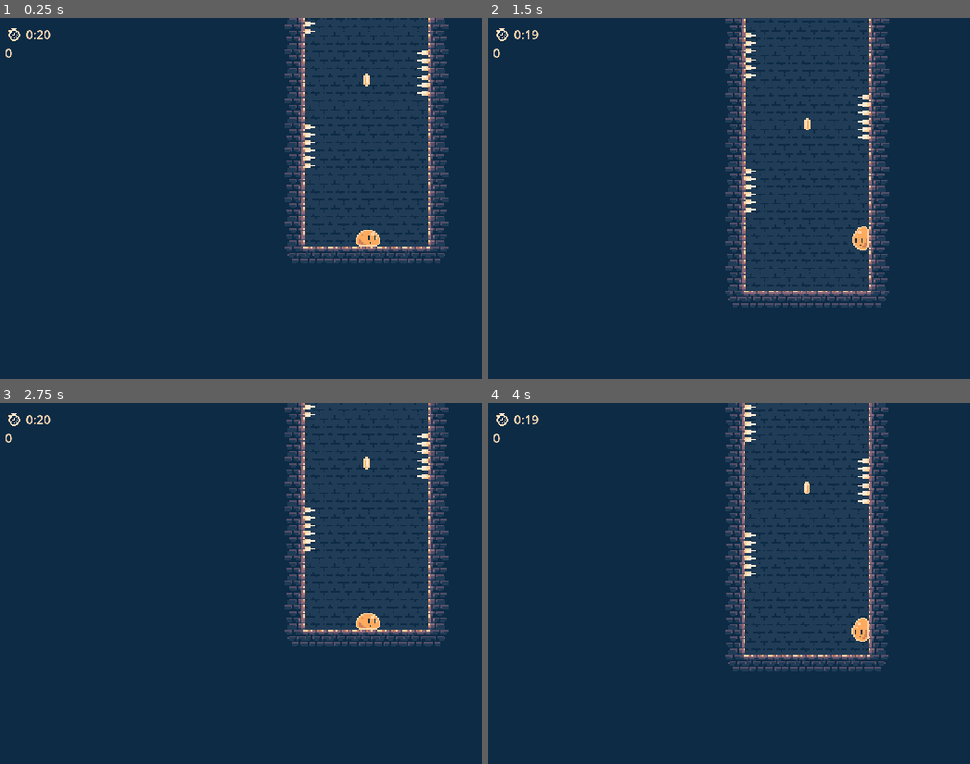
Above: before the commit, frames 1-4 (two rows, left to right).
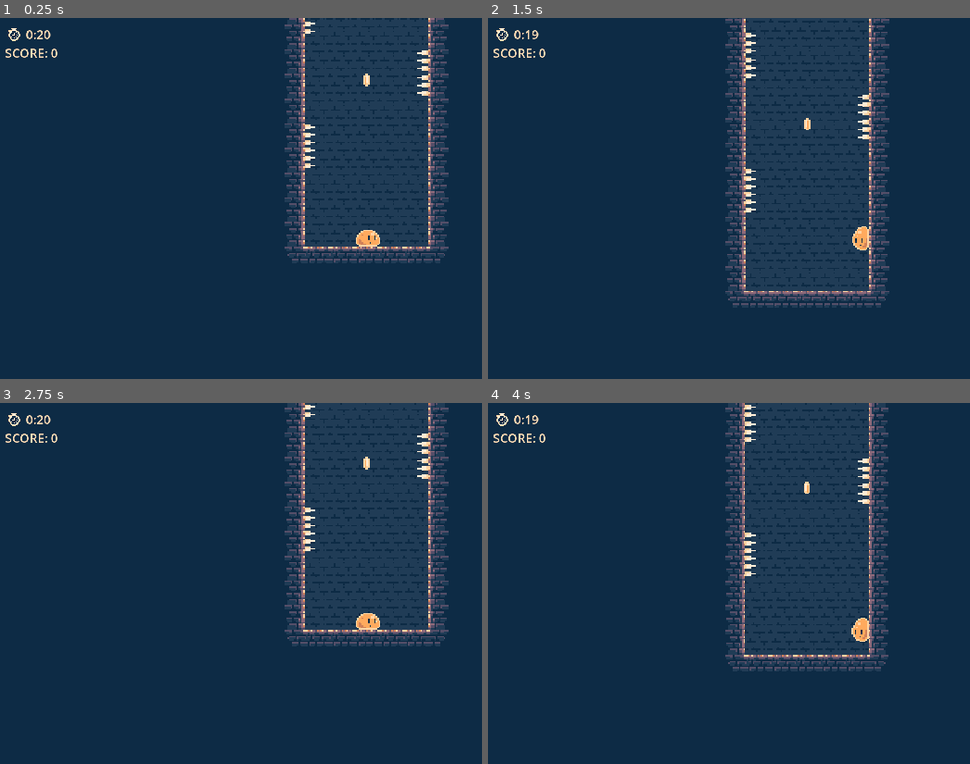
Above: after the commit, the same moments.

Repository: Ztocken/SlimeClimb
Game: Godot game, scene res://assets/scene/development_level.tscn
Two runs of this game, one before a commit and one after it. Both use one fixed random seed, a clock stepped at 60 frames per second and the inputs below.
Inputs:
- Up to frame 1 (0.25 s): no input
- Up to frame 2 (1.5 s): hold Right (Right) from 0.53 s (still down)
- Up to frame 3 (2.75 s): release Right (Right) at 2.03 s; hold A (Left) from 2.03 s (still down)
- Up to frame 4 (4 s): release A (Left) at 2.78 s; hold Right (Right) from 2.78 s (still down)

The runs differ from the first frame. In frame 1, 0.1% of the frame differs, in the area x 1-12%, y 8-12%; in frame 2, 0.1%; in frame 3, 0.1%; in frame 4, 0.1%.

Commit message:
Implemented refrence to score varible from player instead of function

Diff:
--- a/assets/UI/Score/score.gd
+++ b/assets/UI/Score/score.gd
@@ -4,4 +4,4 @@
 var currentScore:int = 0
 func addScore(value:int):
 	currentScore += value
-	scoreValue.text = str(currentScore)
+	scoreValue.text = str("SCORE: ",currentScore)
--- a/assets/UI/Score/score.tscn
+++ b/assets/UI/Score/score.tscn
@@ -19,5 +19,5 @@
 modulate = Color(1, 0.92549, 0.839216, 1)
 self_modulate = Color(1, 0.92549, 0.839216, 1)
 layout_mode = 2
-text = "0
+text = "SCORE: 0
 "
--- a/assets/coin/coin.gd
+++ b/assets/coin/coin.gd
@@ -1,20 +1,10 @@
 extends Node2D
 
-
-# Called when the node enters the scene tree for the first time.
-func _ready():
-	pass # Replace with function body.
-
-
-# Called every frame. 'delta' is the elapsed time since the previous frame.
-func _process(delta):
-	pass
-
-
+@export var scoreAmmount: int = 1
 func _on_area_2d_area_entered(area):
 	var parentNode = area.get_parent()
 	if parentNode is Player:
 		var playerScript = parentNode as Player
 		if playerScript:
-			playerScript.addScore()
+			playerScript.score.addScore(scoreAmmount)
 			queue_free()
--- a/assets/player/player.gd
+++ b/assets/player/player.gd
@@ -69,6 +69,3 @@
 				doublejumpCount += 1
 func Hit():
 	get_tree().reload_current_scene()
-
-func addScore():
-	score.addScore(1)
